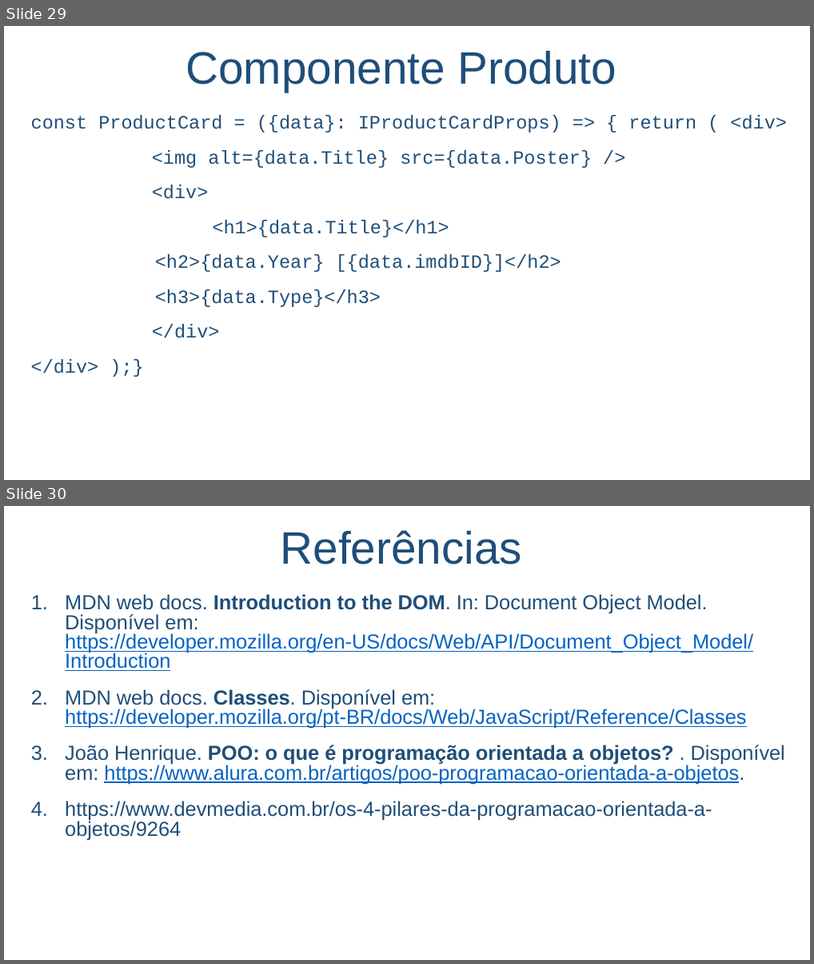
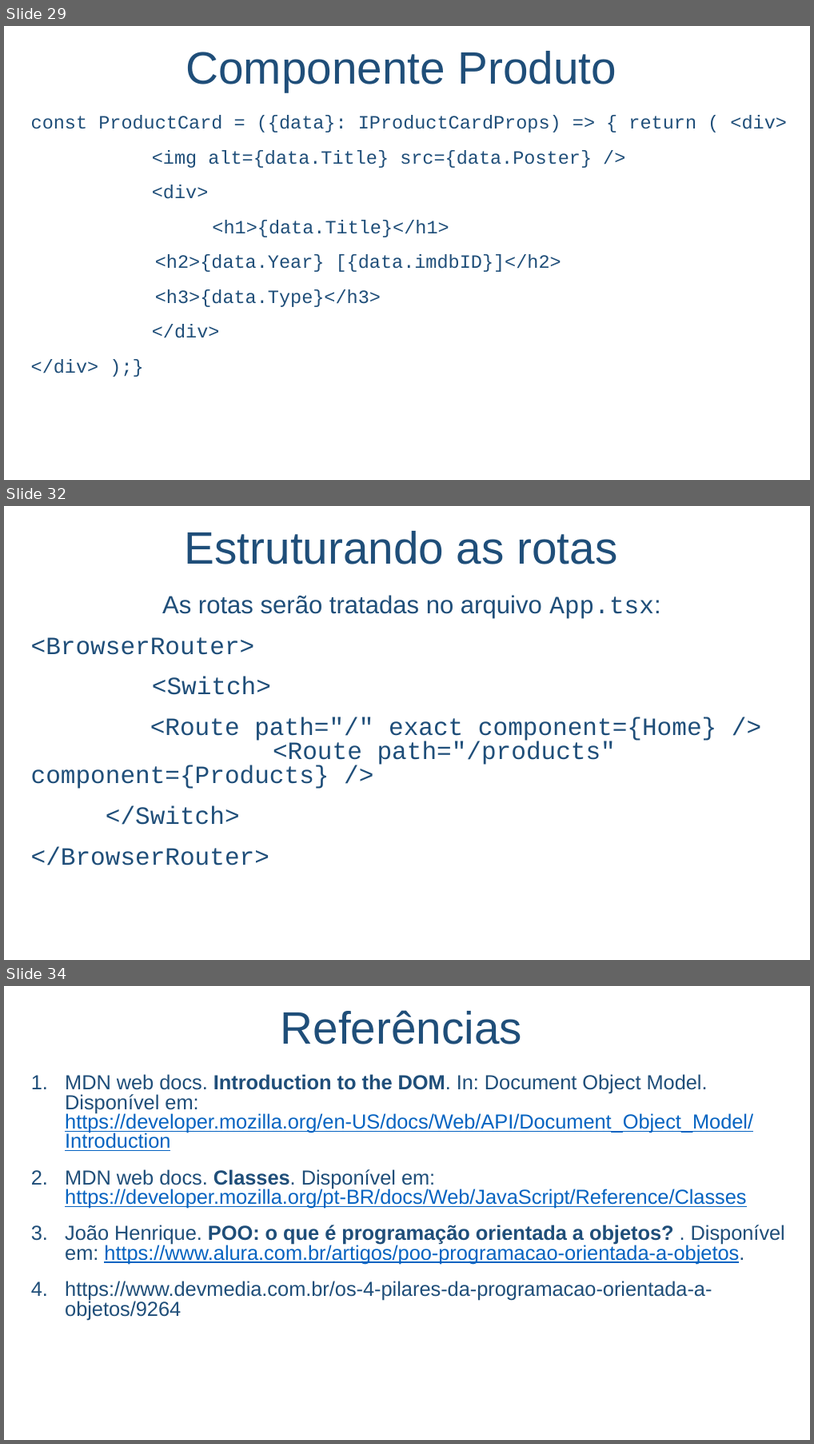
Before and after one commit to salmo-jr/public-slides, a slide deck: React.pptx. Shown one above the other, each under a label of ours: slides 29 and 30 before the commit, slides 29, 32 and 34 after it; the slides between them are not shown. The pictures are 814x964 and 814x1444 pixels, drawn with LibreOffice and Linux fonts; fonts in the diff are those of the drawing; background and template pictures are left out. Boxes give left, top, right and bottom in pixels: in the first picture for what was removed or moved away, otherwise in the second. Text is boxed around its words. In the diff, an @@ line names an element or a change of style, - is before the commit and + after.

Commit message:
new slides

```diff
--- a/React.pptx
+++ b/React.pptx
@@ slide 32 added at (4, 506, 810, 960), background picture (left out) @@
@@ text added at (185, 531, 618, 564), 54 pt, text #1F4E79 @@
+Estruturando as rotas
@@ text added at (31, 595, 717, 865), 29.6 pt, text #1F4E79 @@
+As rotas serão tratadas no arquivo App.tsx:
+<BrowserRouter>
+<Switch>
+<Route path="/" exact component={Home} /> <Route path="/products" component={Products} />
+</Switch>
+</BrowserRouter>
@@ what was slide 30 is now slide 34 @@
```
Also in this commit, not shown: 3 other slides added, 1 other file.
